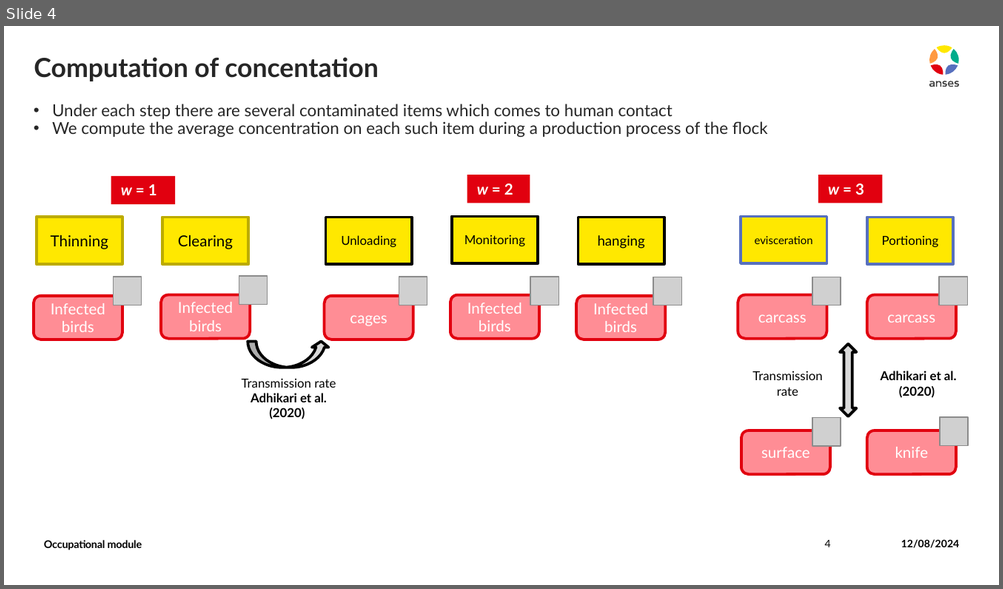
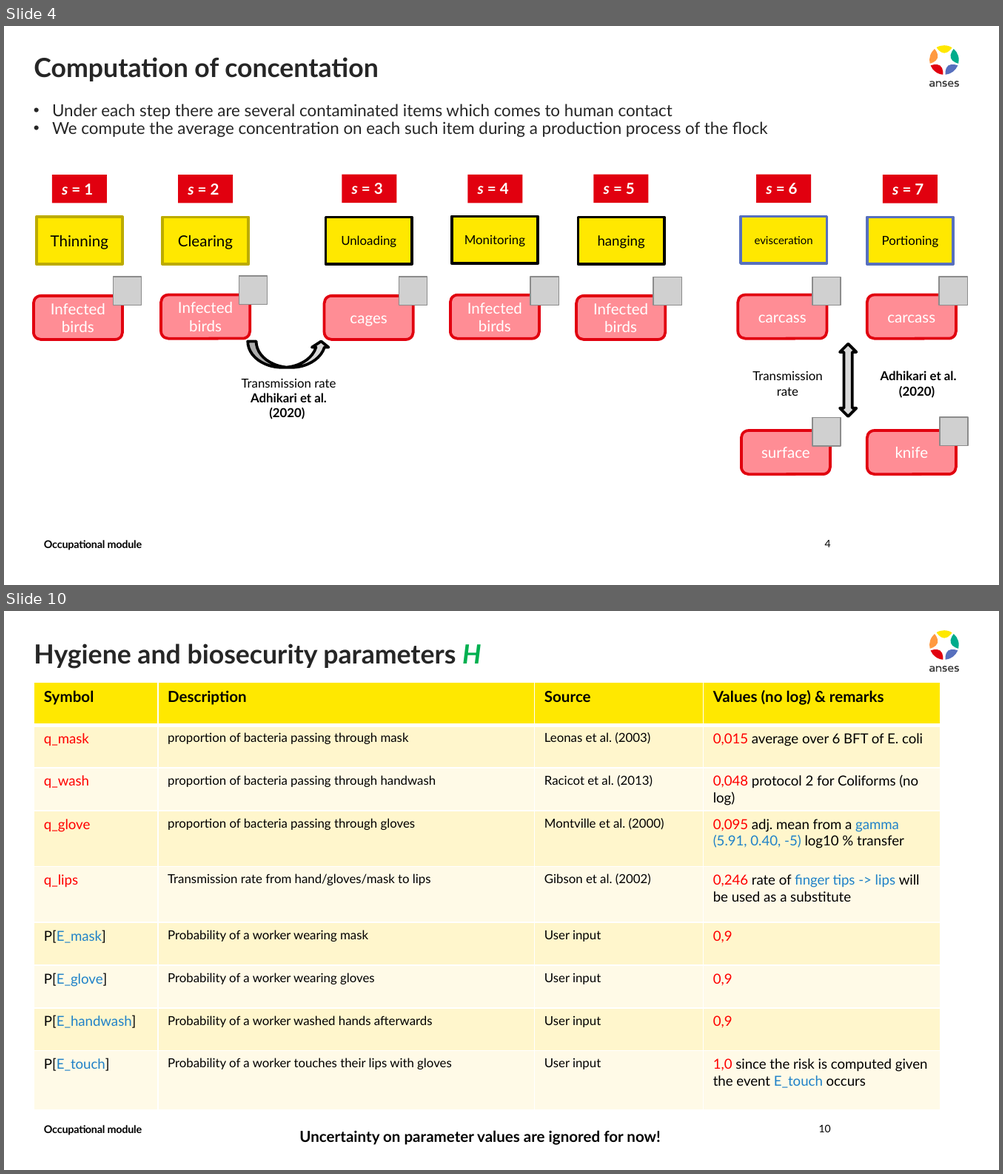
Before and after one commit to ENVIRE-JPIAMR/occupational-module, a slide deck: docs/draft.pptx. Shown one above the other, each under a label of ours: slide 4 before the commit, slides 4 and 10 after it; the slides between them are not shown. The pictures are 1003x589 and 1003x1174 pixels, drawn with LibreOffice and Linux fonts; fonts in the diff are those of the drawing; grey boxes stand for pictures. Boxes give left, top, right and bottom in pixels: in the first picture for what was removed or moved away, otherwise in the second. Text is boxed around its words. In the diff, an @@ line names an element or a change of style, - is before the commit and + after.

```diff
--- a/docs/draft.pptx
+++ b/docs/draft.pptx
@@ slide 10 added at (x1=4, y1=611, x2=999, y2=1170), background #FFFFFF; not listed: 10 template elements that a slide beside it also shows @@
@@ title added at (x1=34, y1=644, x2=481, y2=669), 19.1 pt, text #262626, bold @@
+Hygiene and biosecurity parameters H
@@ table added at (x1=34, y1=683, x2=940, y2=1111), 9 rows, 4 columns @@
+Symbol | Description | Source | Values (no log) & remarks
+q_mask | proportion of bacteria passing through mask | Leonas et al. (2003) | 0,015 average over 6 BFT of E. coli
+q_wash | proportion of bacteria passing through handwash | Racicot et al. (2013) | 0,048 protocol 2 for Coliforms (no log)
+q_glove | proportion of bacteria passing through gloves | Montville et al. (2000) | 0,095 adj. mean from a gamma (5.91, 0.40, -5) log10 % transfer
+q_lips | Transmission rate from hand/gloves/mask to lips | Gibson et al. (2002) | 0,246 rate of finger tips -> lips will be used as a substitute
+P[E_mask] | Probability of a worker wearing mask | User input | 0,9
+P[E_glove] | Probability of a worker wearing gloves | User input | 0,9
+P[E_handwash] | Probability of a worker washed hands afterwards | User input | 0,9
+P[E_touch] | Probability of a worker touches their lips with gloves | User input | 1,0 since the risk is computed given the event E_touch occurs
@@ text added at (x1=44, y1=1125, x2=142, y2=1136), 7.7 pt, text #000000, bold @@
+Occupational module
@@ text added at (x1=299, y1=1130, x2=660, y2=1145), 11 pt, text #000000, bold @@
+Uncertainty on parameter values are ignored for now!
@@ page number added at (x1=819, y1=1125, x2=831, y2=1133), 7.5 pt, text #000000 @@
+10
@@ slide 4 changed as well @@
@@ rectangle "s = 1" resized from (x1=111, y1=176, x2=175, y2=205) to (x1=52, y1=175, x2=106, y2=204) @@
@@ group added at (x1=178, y1=174, x2=937, y2=204): 6 rectangles @@
+s = 2
+s = 7
+s = 6
+s = 5
+s = 4
+s = 3
@@ rectangle removed at (x1=466, y1=175, x2=529, y2=204) @@
-w = 2
@@ rectangle removed at (x1=817, y1=175, x2=881, y2=204) @@
-w = 3
@@ text in rectangle at (x1=62, y1=184, x2=93, y2=195): text changed @@
-w = 1
+s = 1
@@ text removed at (x1=901, y1=540, x2=959, y2=548) @@
-12/08/2024
```
Also in this commit, not shown: 6 other slides changed, 3 other slides added, 1 other file.
